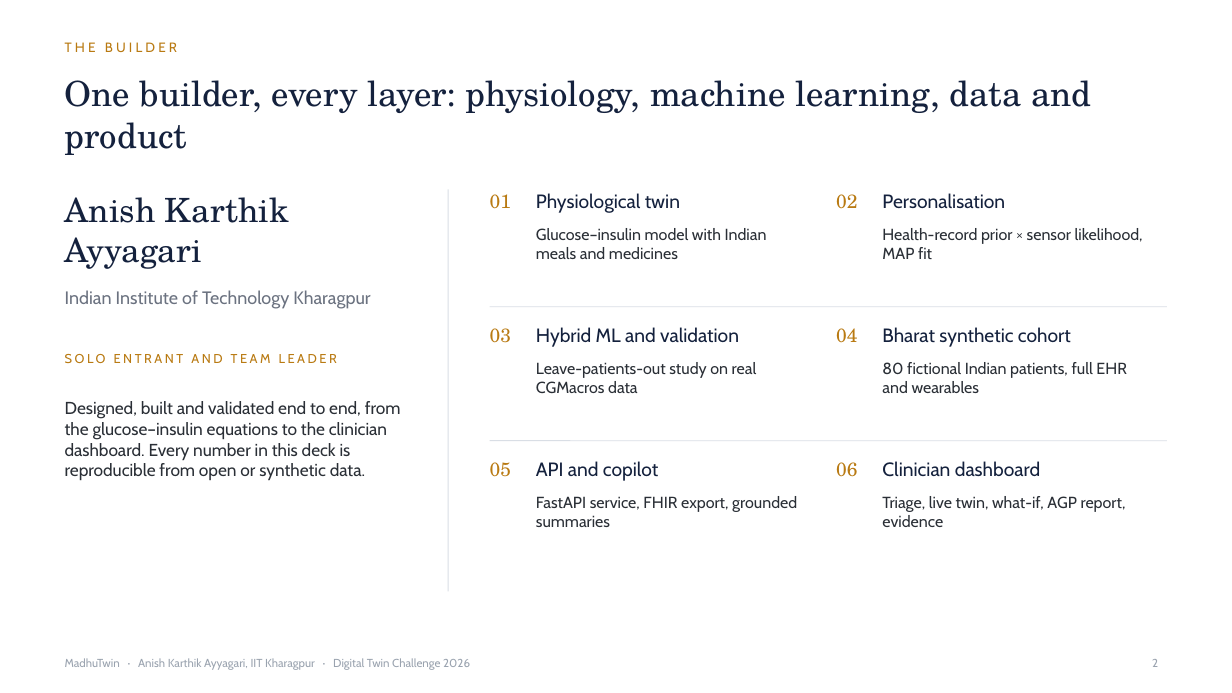
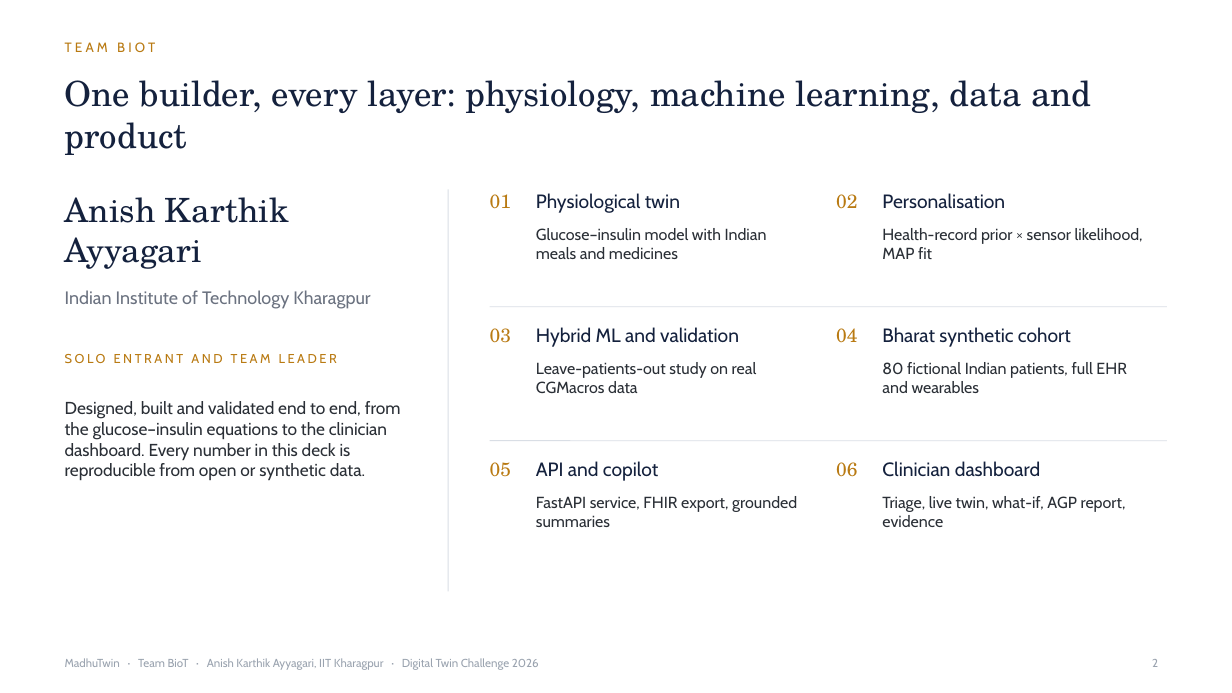
Before and after one commit to Realmer01/BioT_IIT_Kharagpur, a slide deck: slide 2 of docs/Presentation.pptx. Drawn at 1232x693 pixels with LibreOffice and Linux fonts; fonts in the diff are those of the drawing. Boxes give left, top, right and bottom in pixels: in the first picture for what was removed or moved away, otherwise in the second. Text is boxed around its words. In the diff, an @@ line names an element or a change of style, - is before the commit and + after.

Commit message:
Add team name (BioT) to README, notice and slides

```diff
--- a/docs/Presentation.pptx
+++ b/docs/Presentation.pptx
@@ text at [65,42,155,52]: text changed @@
-THE BUILDER
+TEAM BIOT
@@ text at [65,658,539,670]: text changed @@
-MadhuTwin · Anish Karthik Ayyagari, IIT Kharagpur · Digital Twin Challenge 2026
+MadhuTwin · Team BioT · Anish Karthik Ayyagari, IIT Kharagpur · Digital Twin Challenge 2026
```
Also in this commit, not shown: 16 other slides changed, 6 other files.
